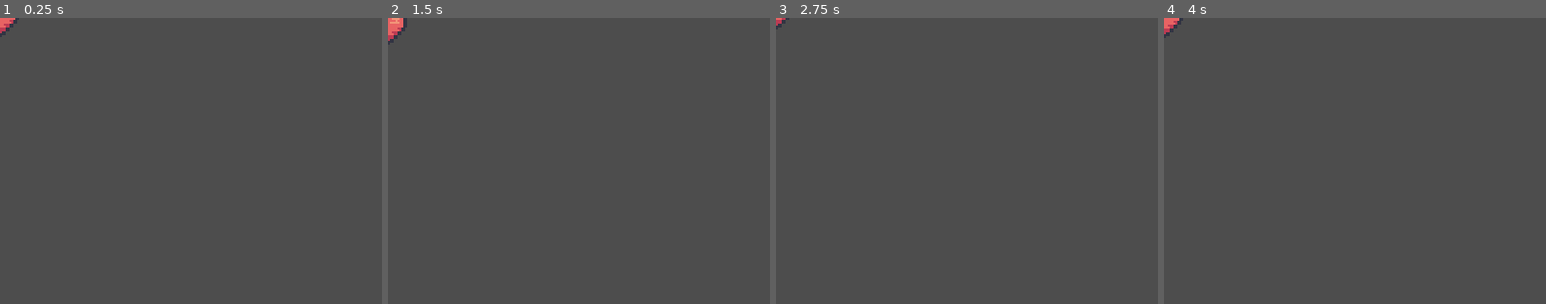
Above: before the commit, frames 1-4 (left to right).
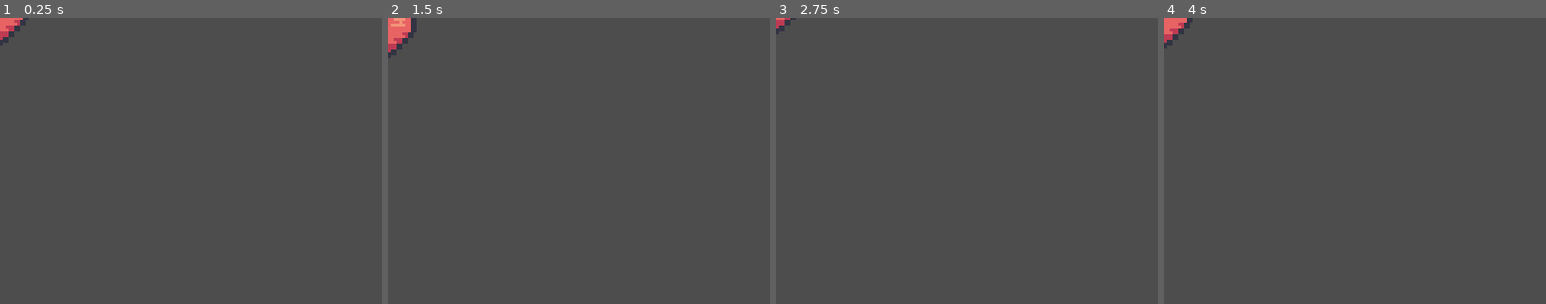
Above: after the commit, the same moments.

Repository: TuysuzTavsan/GodotNetworkEnet
Game: Godot game, scene res://Scenes/Heart.tscn
The game is run twice, just before and just after one commit, with the same random seed, the same clock (stepped at 60 frames per second) and the same inputs. This scene is started directly instead of the project's main scene.
Inputs (mouse positions are % of the whole screen's width and height, from its top left):
- Up to frame 1 (0.25 s): no input
- Up to frame 2 (1.5 s): tap Enter at 0.5 s; move the mouse to (72, 45) at 0.52 s; hold D (moveRight) from 0.53 s (still down); click (72, 45) at 0.6 s; tap W (jump) at 0.77 s; tap Space at 1.25 s; move the mouse to (30, 55) at 1.27 s; right-click (30, 55) at 1.35 s
- Up to frame 3 (2.75 s): tap W (jump) at 1.52 s; move the mouse to (60, 28) at 2.02 s; release D (moveRight) at 2.03 s; hold A (moveLeft) from 2.03 s (still down); click (60, 28) at 2.1 s
- Up to frame 4 (4 s): tap Enter at 2.75 s; move the mouse to (45, 70) at 2.77 s; release A (moveLeft) at 2.78 s; hold D (moveRight) from 2.78 s (still down); right-click (45, 70) at 2.85 s; tap W (jump) at 3.02, 3.77 s; tap Space at 3.5 s; move the mouse to (80, 65) at 3.52 s; click (80, 65) at 3.6 s
The pictures show only the part of the screen within x 0-50%, y 0-50%; the shares and areas given below are measured in that part.

The runs differ from the first frame. In frame 1, 0.3% of the frame differs, in the area x 0-8%, y 0-10%; in frame 2, 0.6%, in the area x 0-8%, y 0-14%; in frame 3, 0.1%; in frame 4, 0.4%.

Commit message:
heart is now obtainable

Diff:
--- a/DedicatedServer/Scenes/Heart.tscn
+++ b/DedicatedServer/Scenes/Heart.tscn
@@ -150,7 +150,7 @@
 tracks/2/type = "value"
 tracks/2/imported = false
 tracks/2/enabled = true
-tracks/2/path = NodePath("CollisionShape2D:disabled")
+tracks/2/path = NodePath("Area2D/CollisionShape2D:disabled")
 tracks/2/interp = 1
 tracks/2/loop_wrap = true
 tracks/2/keys = {
@@ -162,7 +162,7 @@
 tracks/3/type = "value"
 tracks/3/imported = false
 tracks/3/enabled = true
-tracks/3/path = NodePath("CollisionShape2D:position")
+tracks/3/path = NodePath("Area2D/CollisionShape2D:position")
 tracks/3/interp = 1
 tracks/3/loop_wrap = true
 tracks/3/keys = {
@@ -225,7 +225,7 @@
 tracks/4/type = "value"
 tracks/4/imported = false
 tracks/4/enabled = true
-tracks/4/path = NodePath("CollisionShape2D:disabled")
+tracks/4/path = NodePath("Area2D/CollisionShape2D:disabled")
 tracks/4/interp = 1
 tracks/4/loop_wrap = true
 tracks/4/keys = {
@@ -237,7 +237,7 @@
 tracks/5/type = "value"
 tracks/5/imported = false
 tracks/5/enabled = true
-tracks/5/path = NodePath("CollisionShape2D:position")
+tracks/5/path = NodePath("Area2D/CollisionShape2D:position")
 tracks/5/interp = 1
 tracks/5/loop_wrap = true
 tracks/5/keys = {
@@ -301,7 +301,7 @@
 tracks/4/type = "value"
 tracks/4/imported = false
 tracks/4/enabled = true
-tracks/4/path = NodePath("CollisionShape2D:disabled")
+tracks/4/path = NodePath("Area2D/CollisionShape2D:disabled")
 tracks/4/interp = 1
 tracks/4/loop_wrap = true
 tracks/4/keys = {
@@ -318,34 +318,10 @@
 "taken": SubResource("Animation_o3mpe")
 }
 
-[sub_resource type="AnimationNodeAnimation" id="AnimationNodeAnimation_sa76m"]
-animation = &"Idle"
-
-[sub_resource type="AnimationNodeAnimation" id="AnimationNodeAnimation_8pce3"]
-animation = &"taken"
-
-[sub_resource type="AnimationNodeStateMachineTransition" id="AnimationNodeStateMachineTransition_jc1c7"]
-advance_mode = 2
-
-[sub_resource type="AnimationNodeStateMachineTransition" id="AnimationNodeStateMachineTransition_27gju"]
-
-[sub_resource type="AnimationNodeStateMachineTransition" id="AnimationNodeStateMachineTransition_14xuq"]
-switch_mode = 2
-advance_mode = 2
-
-[sub_resource type="AnimationNodeStateMachine" id="AnimationNodeStateMachine_bkoy6"]
-states/Idle/node = SubResource("AnimationNodeAnimation_sa76m")
-states/Idle/position = Vector2(416, 109)
-states/Start/position = Vector2(201, 109)
-states/taken/node = SubResource("AnimationNodeAnimation_8pce3")
-states/taken/position = Vector2(629, 109)
-transitions = ["Start", "Idle", SubResource("AnimationNodeStateMachineTransition_jc1c7"), "Idle", "taken", SubResource("AnimationNodeStateMachineTransition_27gju"), "taken", "End", SubResource("AnimationNodeStateMachineTransition_14xuq")]
-
 [sub_resource type="RectangleShape2D" id="RectangleShape2D_r3a3l"]
 
-[node name="Heart" type="StaticBody2D"]
+[node name="Heart" type="Node2D"]
 scale = Vector2(2, 2)
-collision_layer = 2
 script = ExtResource("1_mwgay")
 
 [node name="AnimatedSprite2D" type="AnimatedSprite2D" parent="."]
@@ -360,10 +336,10 @@
 }
 autoplay = "Idle"
 
-[node name="AnimationTree" type="AnimationTree" parent="."]
-tree_root = SubResource("AnimationNodeStateMachine_bkoy6")
-anim_player = NodePath("../AnimationPlayer")
-
-[node name="CollisionShape2D" type="CollisionShape2D" parent="."]
+[node name="Area2D" type="Area2D" parent="."]
+
+[node name="CollisionShape2D" type="CollisionShape2D" parent="Area2D"]
 shape = SubResource("RectangleShape2D_r3a3l")
 debug_color = Color(0.583801, 0.556396, 0.133655, 0.42)
+
+[connection signal="body_entered" from="Area2D" to="." method="_onBodyEntered"]
--- a/DedicatedServer/Src/heart.gd
+++ b/DedicatedServer/Src/heart.gd
@@ -1,15 +1,27 @@
-extends StaticBody2D
+extends Node2D
 class_name Heart
 
 #A collectable item to replanish helath
 
-var m_netType : Net.Type = Net.Type.UNSPECIFIED
+@onready var m_animPlayer : AnimationPlayer = $AnimationPlayer
 
-# Called when the node enters the scene tree for the first time.
 func _ready() -> void:
-	pass # Replace with function body.
+	if(get_tree().get_multiplayer().is_server()):
+		m_animPlayer.animation_finished.connect(_onAnimFinished)
 
+func _onAnimFinished(animName : String) -> void:
+	if(animName == "taken"):
+		_mFree.rpc()
 
-# Called every frame. 'delta' is the elapsed time since the previous frame.
-func _process(delta: float) -> void:
-	pass
+func _onBodyEntered(body : Node2D) -> void:
+	if(get_tree().get_multiplayer().is_server()):
+		if body is Player:
+			_mPlayAnim.rpc("taken")
+
+@rpc("authority", "call_local", "reliable", 1)
+func _mFree() -> void:
+	queue_free()
+
+@rpc("authority", "call_local", "reliable", 1)
+func _mPlayAnim(animName : String) -> void:
+	m_animPlayer.play(animName)
--- a/DedicatedServer/project.godot
+++ b/DedicatedServer/project.godot
@@ -19,6 +19,7 @@
 
 window/size/viewport_width=800
 window/size/viewport_height=600
+window/stretch/scale=1.5
 
 [input]
 
@@ -48,6 +49,15 @@
 ]
 }
 
+[layer_names]
+
+2d_physics/layer_1="player"
+2d_physics/layer_2="obstacle"
+2d_physics/layer_3="heart"
+2d_physics/layer_4="bomb"
+2d_physics/layer_9="sword"
+2d_physics/layer_10="pistolShot"
+
 [rendering]
 
 textures/canvas_textures/default_texture_filter=0
Not shown: 1 places in DedicatedServer/Scenes/Heart.tscn that only renumber resources
